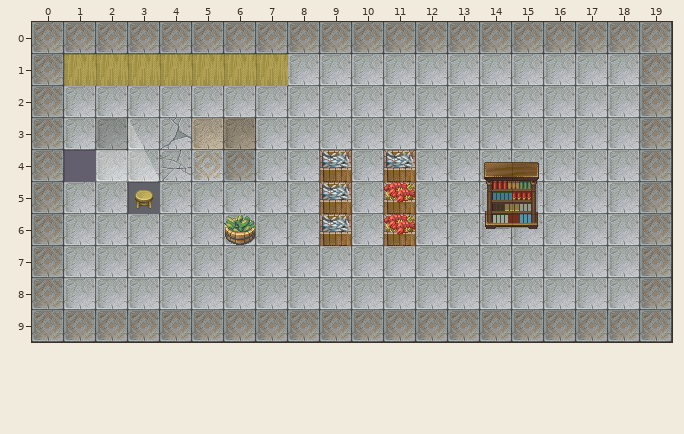
Two states of a Tiled map, core/assets/desert.tmx. The picture above is the old version.
Cells are 32x32 px. Shown: x 0..19, y 0..9.
And afterwards:
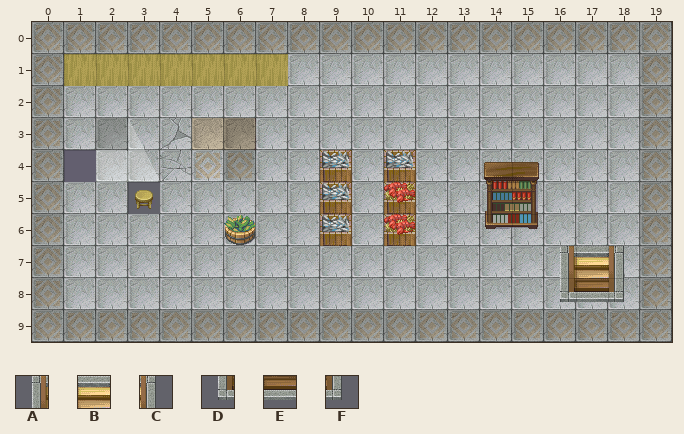
Key: from "town1": A 115, B 116, C 117, D 123, E 124, F 125.
_ is an empty cell.
The edit:
Layer "块层 2":
y 7: x 16..18 ___ -> ABC
y 8: x 16..18 ___ -> DEF
